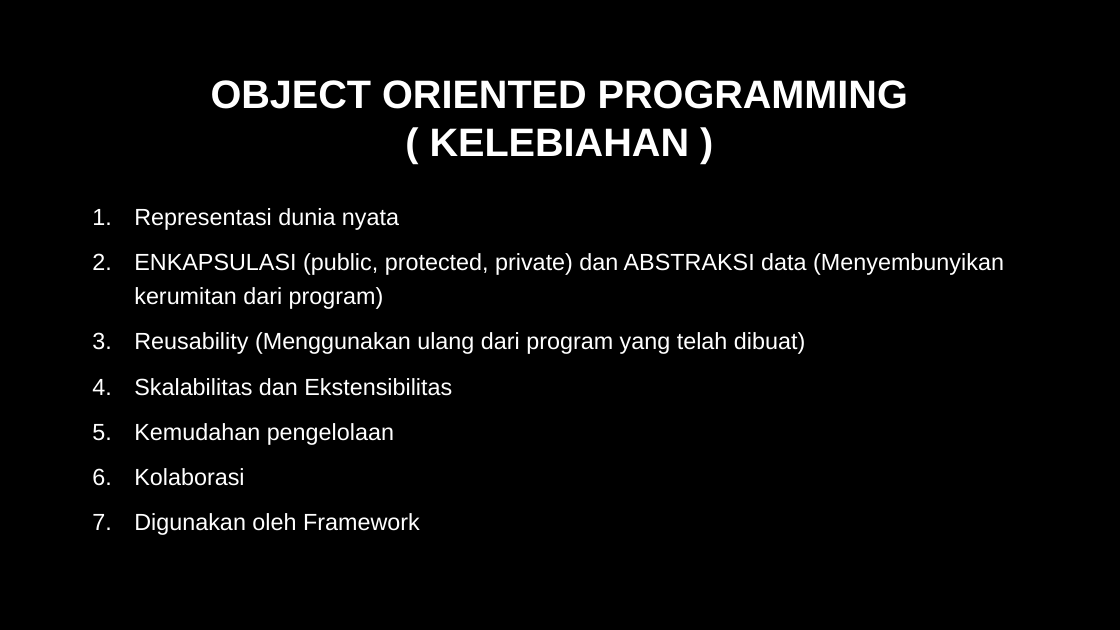
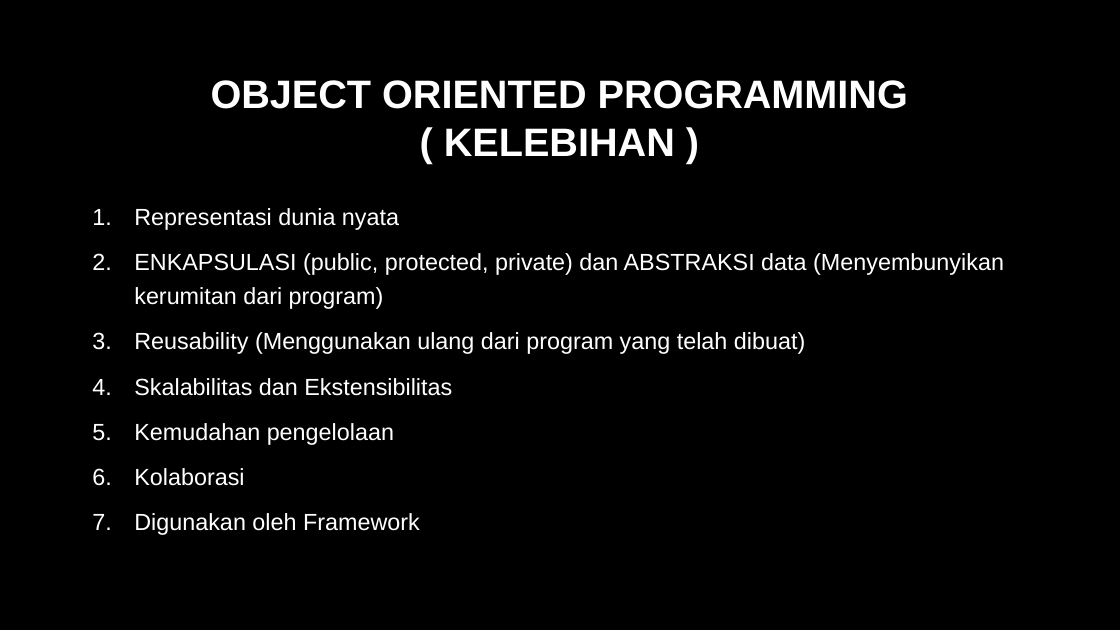
Before and after one commit to pahrurozidev/target, a slide deck: slide 2 of OBJECT ORIENTED PROGRAMMING.pptx. Drawn at 1120x630 pixels with LibreOffice and Linux fonts; fonts in the diff are those of the drawing; background and template pictures are left out. Boxes give left, top, right and bottom in pixels: in the first picture for what was removed or moved away, otherwise in the second. Text is boxed around its words. In the diff, an @@ line names an element or a change of style, - is before the commit and + after.

```diff
--- a/OBJECT ORIENTED PROGRAMMING.pptx
+++ b/OBJECT ORIENTED PROGRAMMING.pptx
@@ title at <box>211,80,908,156</box>: text changed @@
-OBJECT ORIENTED PROGRAMMING
-( KELEBIAHAN )
+OBJECT ORIENTED PROGRAMMING
+( KELEBIHAN )
```
Also in this commit, not shown: 1 other slide changed, 2 slides added, 1 other file.
